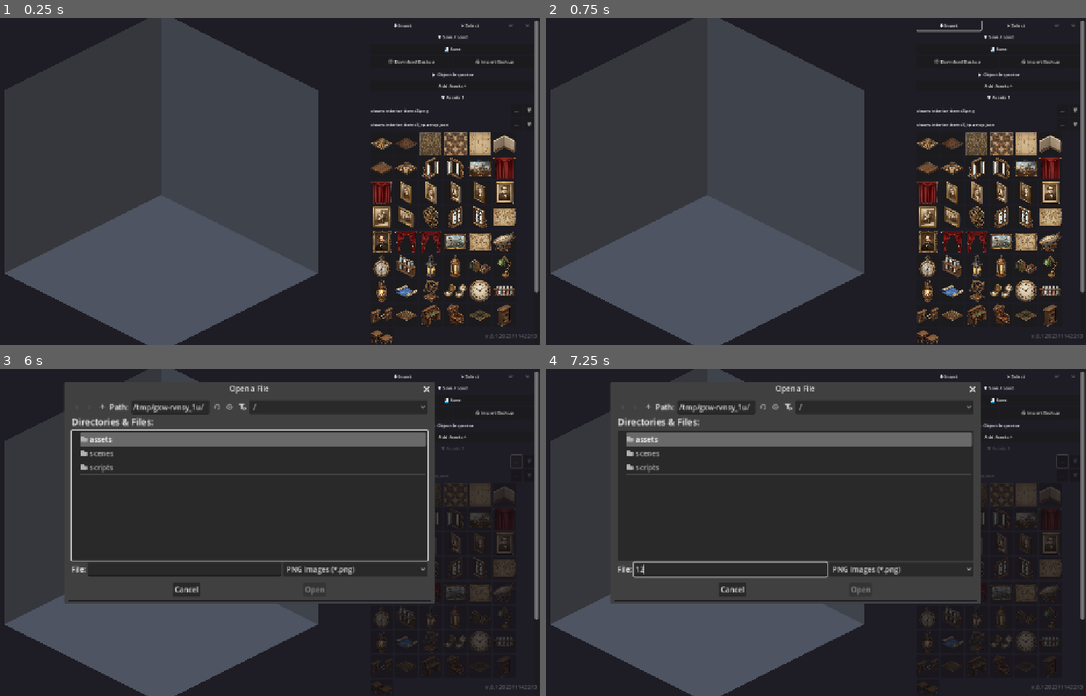
Above: before the commit, frames 1-4 (two rows, left to right).
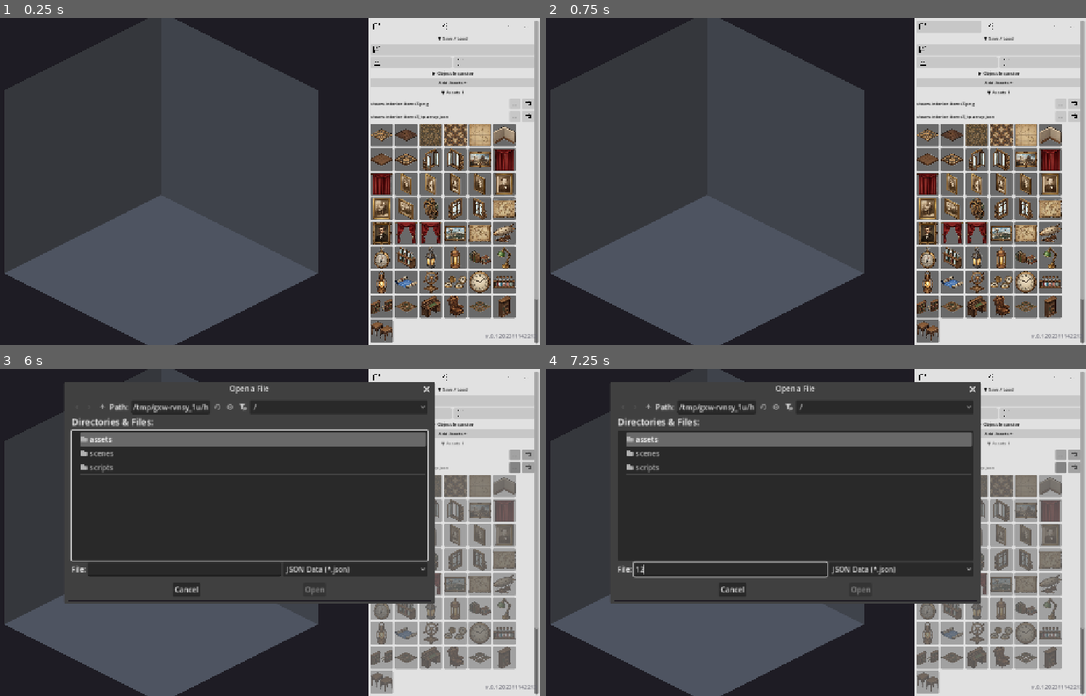
Above: after the commit, the same moments.

Repository: imehesz/two-wall-isometric-world-terrain-constructor-suit
Game: Godot game, scene res://scenes/MainEditor.tscn
The game is run twice, just before and just after one commit, with the same random seed, the same clock (stepped at 60 frames per second) and the same inputs.
Inputs (mouse positions are in pixels of both pictures, inside the frame that each line leads up to):
- Up to frame 1 (0.25 s): no input
- Up to frame 2 (0.75 s): click (951, 24) at 0.5 s
- Up to frame 3 (6 s): click (469, 375) at 1.25 s; click "▶ Object Inspector" at 2 s; click "▼ Object Inspector" at 2.75 s; click "Add Assets +" at 3.5 s; click "▼ Assets 1" at 4.25 s; click "▶ Assets 1" at 5 s; click "..." at 5.75 s
- Up to frame 4 (7.25 s): click (729, 568) at 6.52 s; type "12" at 6.6 s

The runs differ from the first frame. In frame 1, 30% of the frame differs, in the area x 68-100%, y 0-100%; in frame 2, 30%; in frame 3, 24%; in frame 4, 24%.

Commit message:
Added icons and change the theme around

Diff:
--- a/scenes/MainEditor.tscn
+++ b/scenes/MainEditor.tscn
@@ -1,19 +1,48 @@
-[gd_scene load_steps=5 format=3 uid="uid://rnayxcg51itq"]
+[gd_scene load_steps=15 format=3 uid="uid://rnayxcg51itq"]
 
 [ext_resource type="Script" uid="uid://cwjsx3l3cdkfs" path="res://scripts/MainEditor.gd" id="1_script"]
+[ext_resource type="Texture2D" uid="uid://p4evcaqrfeg3" path="res://assets/icons/icon_export.png" id="icon_export"]
+[ext_resource type="Texture2D" uid="uid://d00j5dhhvvuoe" path="res://assets/icons/icon_import.png" id="icon_import"]
+[ext_resource type="Texture2D" uid="uid://dquqrs6jlgb0h" path="res://assets/icons/icon_insert.png" id="icon_insert"]
+[ext_resource type="Texture2D" uid="uid://cyna6dxl77cge" path="res://assets/icons/icon_load.png" id="icon_load"]
+[ext_resource type="Texture2D" uid="uid://qoiiew2d045a" path="res://assets/icons/icon_redo.png" id="icon_redo"]
+[ext_resource type="Texture2D" uid="uid://3ehkeyb8d0ja" path="res://assets/icons/icon_save.png" id="icon_save"]
+[ext_resource type="Texture2D" uid="uid://c5r72kkcba5ex" path="res://assets/icons/icon_select.png" id="icon_select"]
+[ext_resource type="Texture2D" uid="uid://b6nmug1ga4ogs" path="res://assets/icons/icon_settings.png" id="icon_settings"]
+[ext_resource type="Texture2D" uid="uid://cbblgtc7fg044" path="res://assets/icons/icon_undo.png" id="icon_undo"]
 
 [sub_resource type="StyleBoxFlat" id="StyleBoxFlat_canvas"]
 bg_color = Color(0.12, 0.11, 0.14, 1)
 
+[sub_resource type="StyleBoxFlat" id="StyleBoxFlat_btn_hover"]
+content_margin_left = 4.0
+content_margin_top = 2.0
+content_margin_right = 4.0
+content_margin_bottom = 2.0
+bg_color = Color(0.78, 0.78, 0.78, 1)
+corner_radius_top_left = 3
+corner_radius_top_right = 3
+corner_radius_bottom_right = 3
+corner_radius_bottom_left = 3
+
 [sub_resource type="Theme" id="Theme_panel"]
 default_font_size = 10
+Button/colors/font_color = Color(0.05, 0.05, 0.05, 1)
+Button/colors/font_hover_color = Color(0.05, 0.05, 0.05, 1)
+Button/colors/font_pressed_color = Color(0.3, 0.3, 0.3, 1)
+Button/constants/icon_max_width = 20
+Button/constants/icon_width = 20
+Button/styles/focus = SubResource("StyleBoxFlat_btn_hover")
+Button/styles/hover = SubResource("StyleBoxFlat_btn_hover")
+Button/styles/normal = SubResource("StyleBoxFlat_btn_hover")
+Label/colors/font_color = Color(0.05, 0.05, 0.05, 1)
 
 [sub_resource type="StyleBoxFlat" id="StyleBoxFlat_panel"]
 content_margin_left = 4.0
 content_margin_top = 4.0
 content_margin_right = 4.0
 content_margin_bottom = 4.0
-bg_color = Color(0.12, 0.11, 0.14, 1)
+bg_color = Color(0.88, 0.88, 0.88, 1)
 
 [node name="MainEditor" type="Control"]
 layout_mode = 3
@@ -123,28 +152,32 @@
 unique_name_in_owner = true
 layout_mode = 2
 size_flags_horizontal = 3
-text = "✚ Insert"
+tooltip_text = "Insert sprite"
+icon = ExtResource("icon_insert")
 flat = true
 
 [node name="SelectButton" type="Button" parent="HSplitContainer/ControlPanel/ScrollContainer/MainVBox/Toolbar"]
 unique_name_in_owner = true
 layout_mode = 2
 size_flags_horizontal = 3
-text = "➤ Select"
+tooltip_text = "Select sprite"
+icon = ExtResource("icon_select")
 flat = true
 
 [node name="UndoButton" type="Button" parent="HSplitContainer/ControlPanel/ScrollContainer/MainVBox/Toolbar"]
 unique_name_in_owner = true
 custom_minimum_size = Vector2(32, 0)
 layout_mode = 2
-text = "↩"
+tooltip_text = "Undo"
+icon = ExtResource("icon_undo")
 flat = true
 
 [node name="RedoButton" type="Button" parent="HSplitContainer/ControlPanel/ScrollContainer/MainVBox/Toolbar"]
 unique_name_in_owner = true
 custom_minimum_size = Vector2(32, 0)
 layout_mode = 2
-text = "↪"
+tooltip_text = "Redo"
+icon = ExtResource("icon_redo")
 flat = true
 
 [node name="SaveLoadSection" type="VBoxContainer" parent="HSplitContainer/ControlPanel/ScrollContainer/MainVBox"]
@@ -154,6 +187,7 @@
 [node name="HeaderButton" type="Button" parent="HSplitContainer/ControlPanel/ScrollContainer/MainVBox/SaveLoadSection"]
 layout_mode = 2
 size_flags_horizontal = 3
+tooltip_text = "Save / Load"
 text = "▼ Save / Load"
 flat = true
 clip_text = true
@@ -169,7 +203,8 @@
 unique_name_in_owner = true
 layout_mode = 2
 size_flags_horizontal = 3
-text = "💾 Save"
+tooltip_text = "Save project"
+icon = ExtResource("icon_save")
 
 [node name="BackupRow" type="HBoxContainer" parent="HSplitContainer/ControlPanel/ScrollContainer/MainVBox/SaveLoadSection/Content"]
 layout_mode = 2
@@ -178,13 +213,15 @@
 unique_name_in_owner = true
 layout_mode = 2
 size_flags_horizontal = 3
-text = "📦 Download Backup"
+tooltip_text = "Download backup"
+icon = ExtResource("icon_load")
 
 [node name="ImportBackupButton" type="Button" parent="HSplitContainer/ControlPanel/ScrollContainer/MainVBox/SaveLoadSection/Content/BackupRow"]
 unique_name_in_owner = true
 layout_mode = 2
 size_flags_horizontal = 3
-text = "📥 Import Backup"
+tooltip_text = "Import backup"
+icon = ExtResource("icon_import")
 
 [node name="ObjectInspectorSection" type="VBoxContainer" parent="HSplitContainer/ControlPanel/ScrollContainer/MainVBox"]
 unique_name_in_owner = true
@@ -194,6 +231,7 @@
 [node name="HeaderButton" type="Button" parent="HSplitContainer/ControlPanel/ScrollContainer/MainVBox/ObjectInspectorSection"]
 layout_mode = 2
 size_flags_horizontal = 3
+tooltip_text = "Object Inspector"
 text = "▶ Object Inspector"
 flat = true
 clip_text = true
@@ -206,6 +244,7 @@
 [node name="AddAssetsButton" type="Button" parent="HSplitContainer/ControlPanel/ScrollContainer/MainVBox"]
 unique_name_in_owner = true
 layout_mode = 2
+tooltip_text = "Add sprite sheet"
 text = "Add Assets +"
 
 [node name="AssetSectionsContainer" type="VBoxContainer" parent="HSplitContainer/ControlPanel/ScrollContainer/MainVBox"]
@@ -221,7 +260,8 @@
 [node name="HeaderButton" type="Button" parent="HSplitContainer/ControlPanel/ScrollContainer/MainVBox/GlobalSettingsSection"]
 layout_mode = 2
 size_flags_horizontal = 3
-text = "▼ Global Settings"
+tooltip_text = "Global Settings"
+icon = ExtResource("icon_settings")
 flat = true
 clip_text = true
 
@@ -266,6 +306,7 @@
 [node name="HeaderButton" type="Button" parent="HSplitContainer/ControlPanel/ScrollContainer/MainVBox/ExporterSection"]
 layout_mode = 2
 size_flags_horizontal = 3
+tooltip_text = "Exporter"
 text = "▶ Exporter"
 flat = true
 clip_text = true
@@ -278,4 +319,5 @@
 [node name="ExportJSONButton" type="Button" parent="HSplitContainer/ControlPanel/ScrollContainer/MainVBox/ExporterSection/Content"]
 unique_name_in_owner = true
 layout_mode = 2
-text = "⬇ Export JSON Layout"
+tooltip_text = "Export JSON layout"
+icon = ExtResource("icon_export")
--- a/scripts/MainEditor.gd
+++ b/scripts/MainEditor.gd
@@ -737,7 +737,9 @@
 	png_row.add_child(png_btn)
 	var png_trash := Button.new()
 	png_trash.name = "PngTrash"
-	png_trash.text = "🗑"
+	png_trash.text = ""
+	png_trash.icon = load("res://assets/icons/icon_trash.png")
+	png_trash.tooltip_text = "Remove sprite sheet"
 	png_trash.custom_minimum_size = Vector2(24, 0)
 	png_trash.visible = false
 	png_trash.pressed.connect(_on_set_remove_pressed.bind(set_id))
@@ -761,7 +763,9 @@
 	json_row.add_child(json_btn)
 	var json_trash := Button.new()
 	json_trash.name = "JsonTrash"
-	json_trash.text = "🗑"
+	json_trash.text = ""
+	json_trash.icon = load("res://assets/icons/icon_trash.png")
+	json_trash.tooltip_text = "Remove JSON data"
 	json_trash.custom_minimum_size = Vector2(24, 0)
 	json_trash.visible = false
 	json_trash.pressed.connect(_on_set_remove_pressed.bind(set_id))
Binary file added: assets/icons/icon_export.png
Binary file added: assets/icons/icon_import.png
Binary file added: assets/icons/icon_insert.png
Binary file added: assets/icons/icon_load.png
Binary file added: assets/icons/icon_redo.png
Binary file added: assets/icons/icon_save.png
Binary file added: assets/icons/icon_select.png
Binary file added: assets/icons/icon_settings.png
Binary file added: assets/icons/icon_trash.png
Binary file added: assets/icons/icon_undo.png
